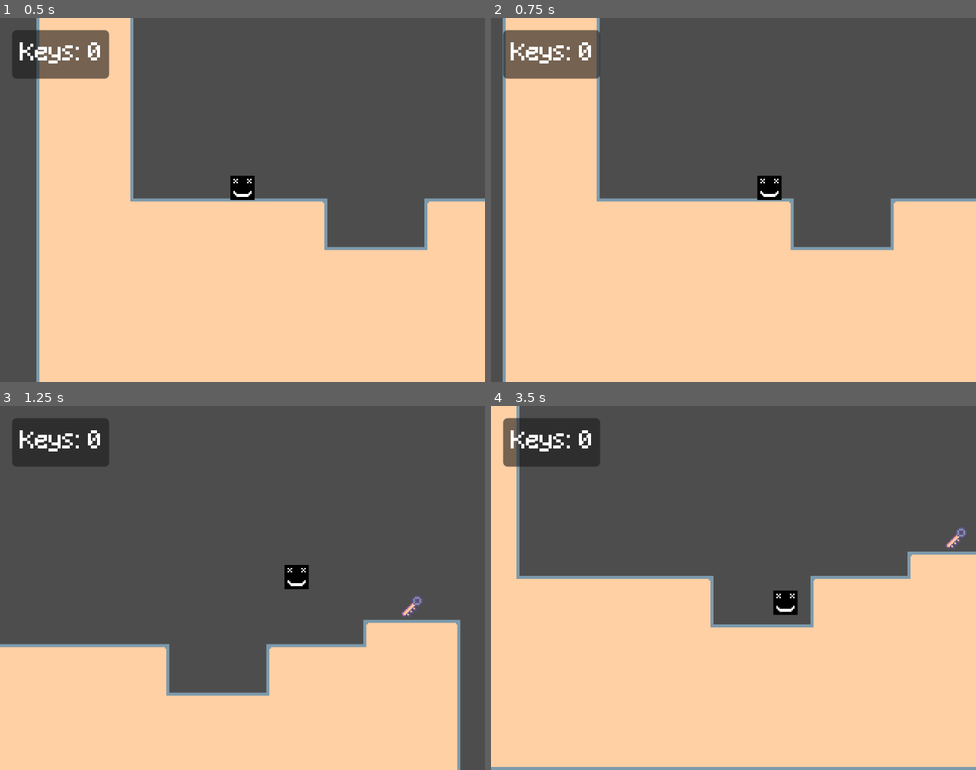
Above: before the commit, frames 1-4 (two rows, left to right).
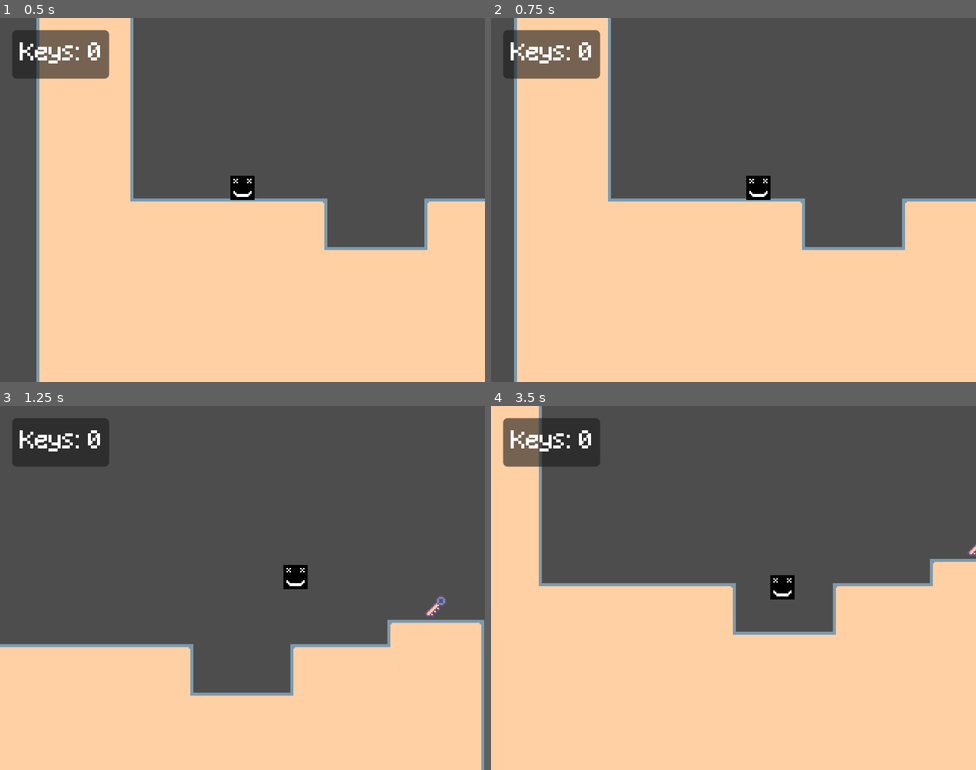
Above: after the commit, the same moments.

Repository: AashaStudios/DoodlyGameJam1
Game: Godot game, scene res://scenes/game.tscn
The game is run twice, just before and just after one commit, with the same random seed, the same clock (stepped at 60 frames per second) and the same inputs.
Inputs:
- Up to frame 1 (0.5 s): no input
- Up to frame 2 (0.75 s): hold Right (right) from 0.53 s (still down)
- Up to frame 3 (1.25 s): keep holding Right (right); tap Space (jump) at 0.77 s
- Up to frame 4 (3.5 s): tap Space (jump) at 1.52, 3.02 s; release Right (right) at 2.03 s; hold Left (left) 2.03-2.78 s; hold Right (right) from 2.78 s (still down)

Frame 1 is identical in both runs. In frame 2, 5.7% of the frame differs, in the area x 2-86%, y 0-100%; in frame 3, 4.6%; in frame 4, 8.0%, in the area x 0-100%, y 0-100%.

Commit message:
Smooth Running

Diff:
--- a/scenes/player.gd
+++ b/scenes/player.gd
@@ -1,8 +1,10 @@
 extends CharacterBody2D
 
 
-const SPEED = 200
-const JUMP_VELOCITY = -300
+const SPEED: int = 200
+const ACCELERATION: int = 10
+const FRICTION: int = 15
+const JUMP_VELOCITY: int = -300
 
 
 @onready var jump_buffer_timer: Timer = $Timer/JumpBufferTimer
@@ -18,16 +20,17 @@
     if Input.is_action_just_pressed("jump") and is_on_floor():
         velocity.y = JUMP_VELOCITY
 
-    # Get the input direction and handle the movement/deceleration.
-    # As good practice, you should replace UI actions with custom gameplay actions.
     var direction := Input.get_axis("left", "right")
-    if direction:
-        velocity.x = direction * SPEED
-    else:
-        velocity.x = move_toward(velocity.x, 0, SPEED)
+
+    run(delta, direction)
 
     move_and_slide()
 
 
+func run(delta: float, direction: float) -> void:
+    var body_weight: float = delta * (ACCELERATION if direction else FRICTION)
+    velocity.x = lerp(velocity.x, direction * SPEED, body_weight)
+
+
 func jump() -> void:
     pass
